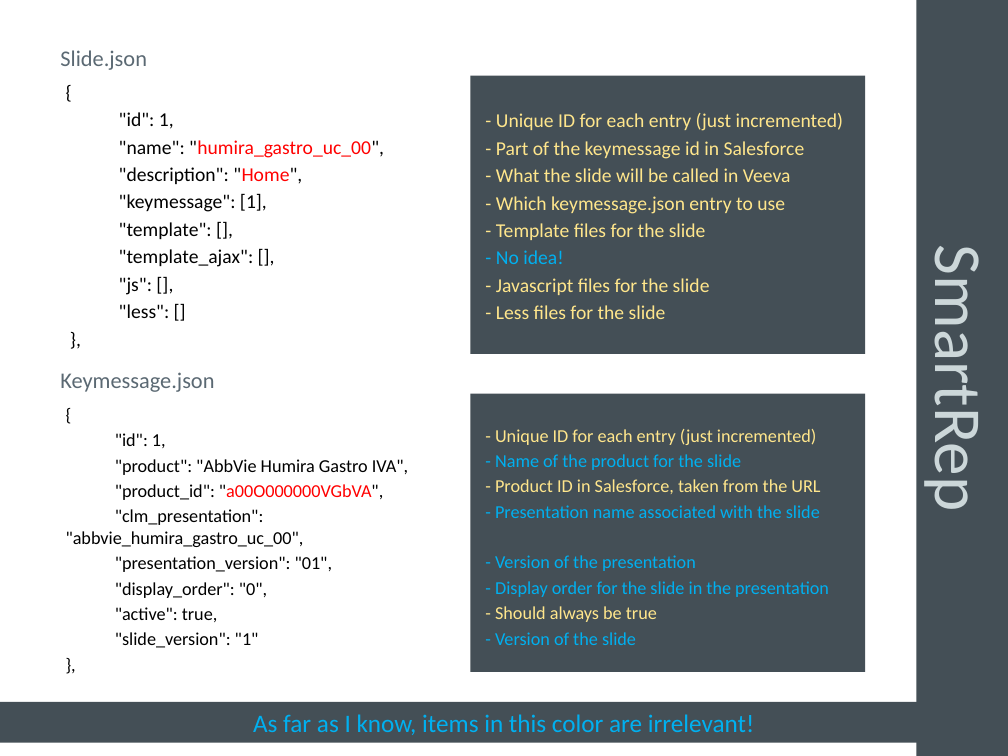
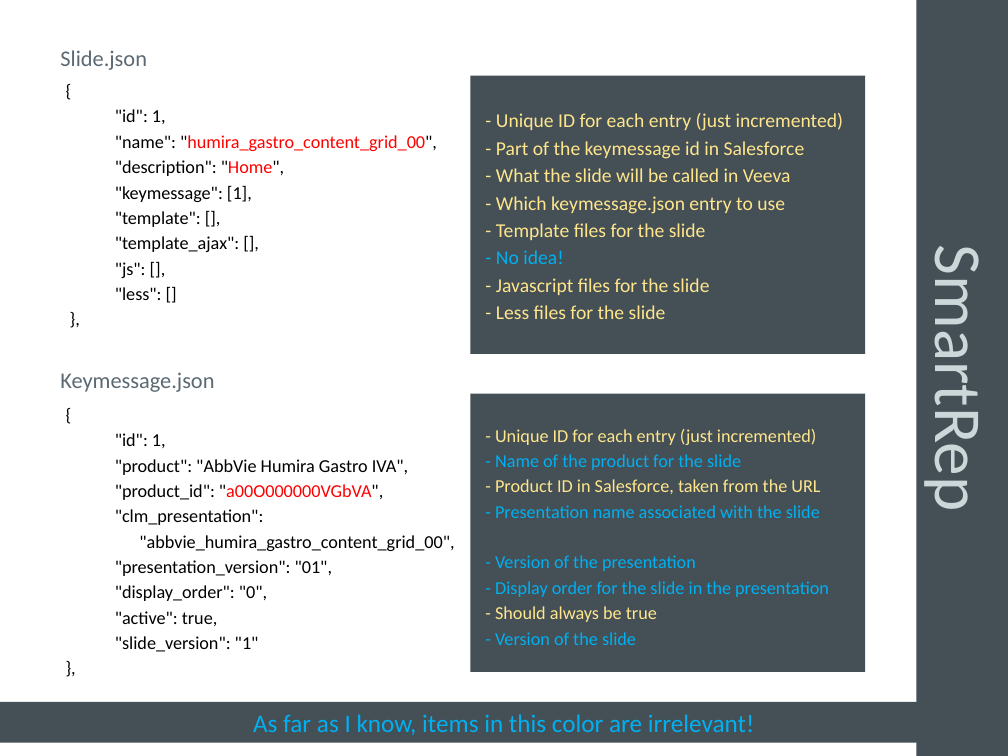
Before and after one commit to JAhaber/ISASetupPresentation, a slide deck: slide 3 of Setup Guide.pptx. Drawn at 1008x756 pixels with LibreOffice and Linux fonts; fonts in the diff are those of the drawing; background and template pictures are left out. Boxes give left, top, right and bottom in pixels: in the first picture for what was removed or moved away, otherwise in the second. Text is boxed around its words. In the diff, an @@ line names an element or a change of style, - is before the commit and + after.

```diff
--- a/Setup Guide.pptx
+++ b/Setup Guide.pptx
@@ text at bbox=[115, 109, 284, 300]: size 14 to 12.9 pt in "{", ""id": 1,", ""description": "Home",", ""keymessage": [1]," and 5 more places @@
@@ text at bbox=[115, 135, 437, 151]: text changed; size 14 to 12.9 pt @@
-"name": "humira_gastro_uc_00",
+"name": "humira_gastro_content_grid_00",
@@ text at bbox=[115, 509, 454, 551]: text changed @@
-"clm_presentation": "abbvie_humira_gastro_uc_00",
+"clm_presentation":
+"abbvie_humira_gastro_content_grid_00",
```
Also in this commit, not shown: 3 slides added, 4 other files.
